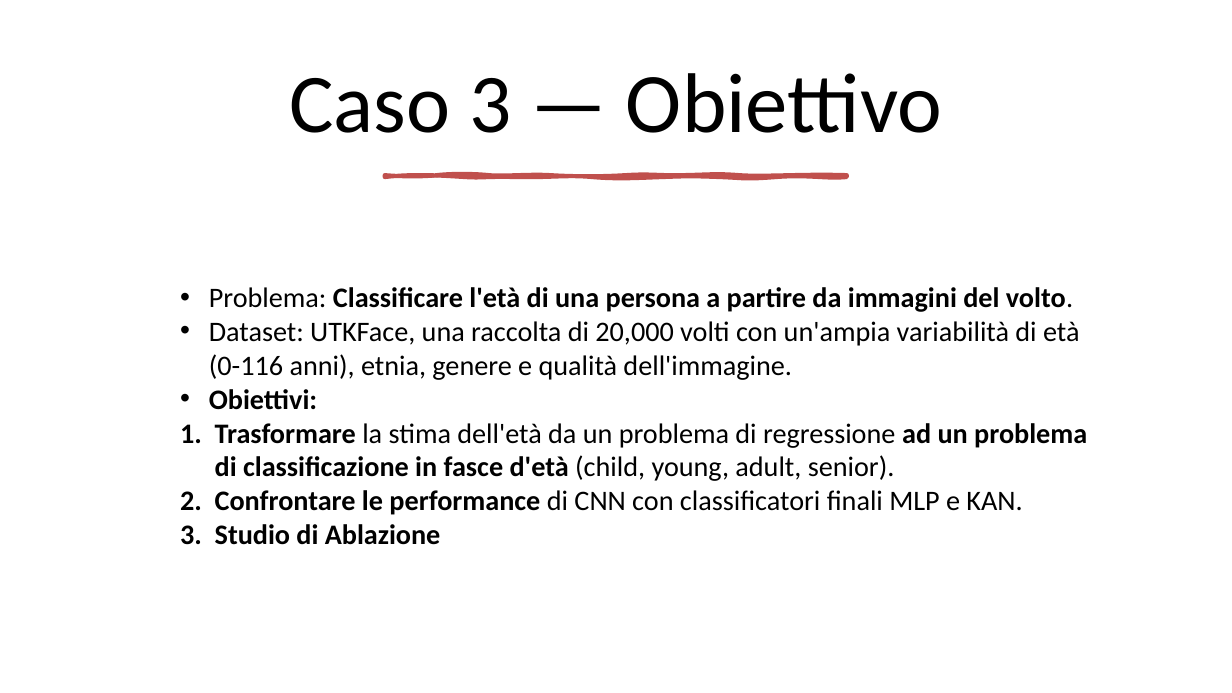
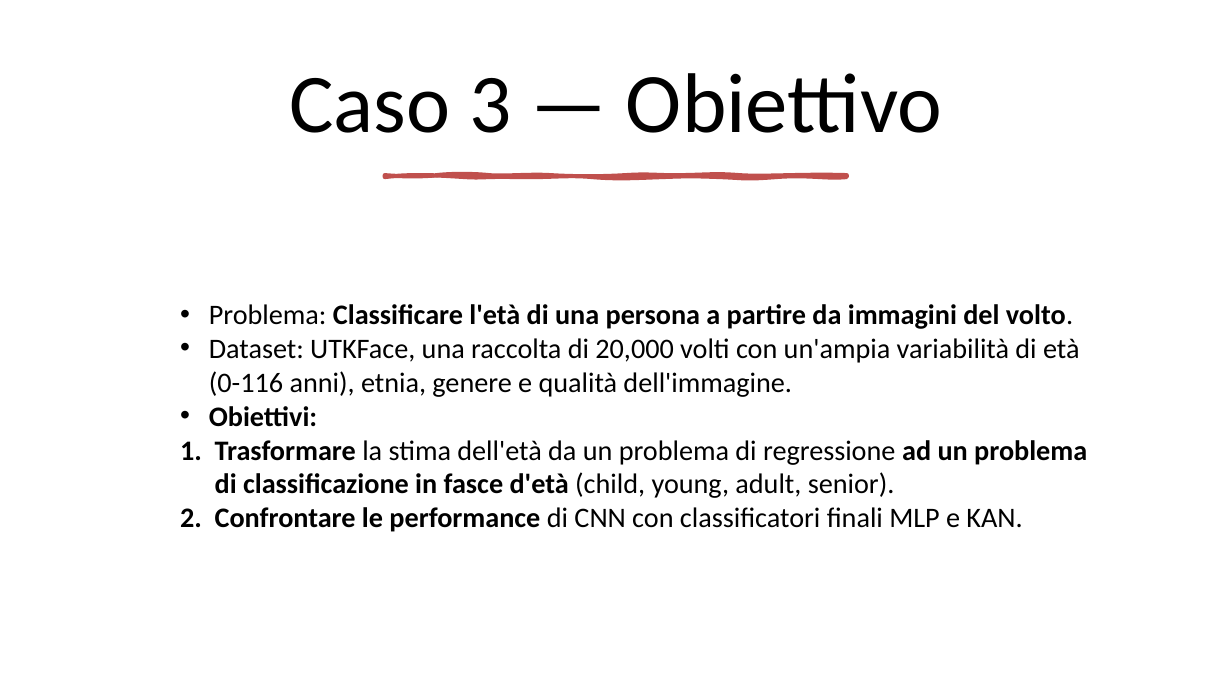
Before and after one commit to mtomas03/Thesis_Paper, a slide deck: slide 19 of Presentation.pptx. Drawn at 1232x693 pixels with LibreOffice and Linux fonts; fonts in the diff are those of the drawing. Boxes give left, top, right and bottom in pixels: in the first picture for what was removed or moved away, otherwise in the second. Text is boxed around its words. In the diff, an @@ line names an element or a change of style, - is before the commit and + after.

```diff
--- a/Presentation.pptx
+++ b/Presentation.pptx
@@ text "Problema: Classificare l'età di una ...": place and size @@
-text "Problema: Classificare l'età di una ..." at <box>209,287,1087,545</box>
+text "Problema: Classificare l'età di una ..." at <box>209,304,1087,532</box>
@@ text at <box>215,524,441,545</box>: paragraph removed @@
-3. Studio di Ablazione
```
Also in this commit, not shown: 3 other slides changed, 1 other file.
